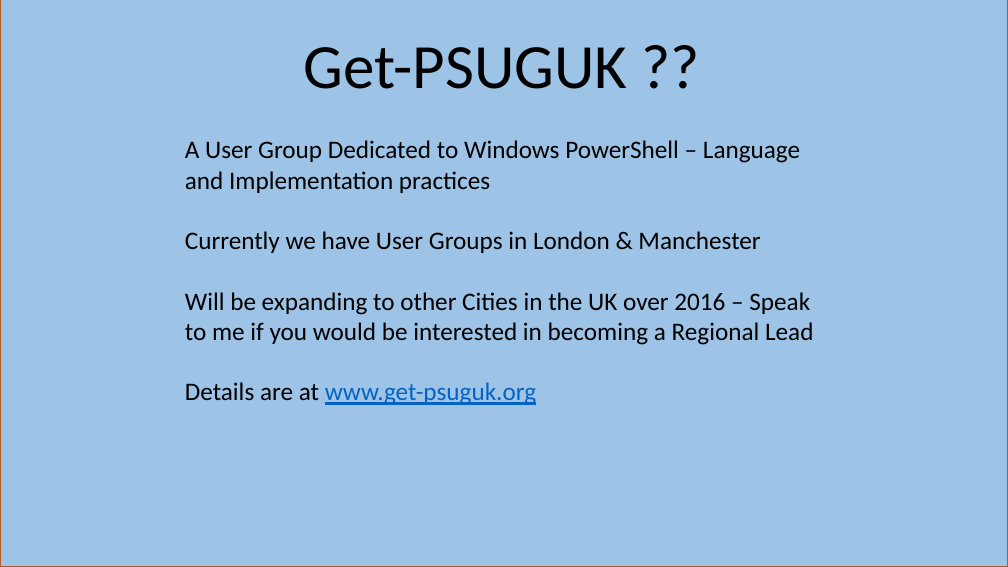
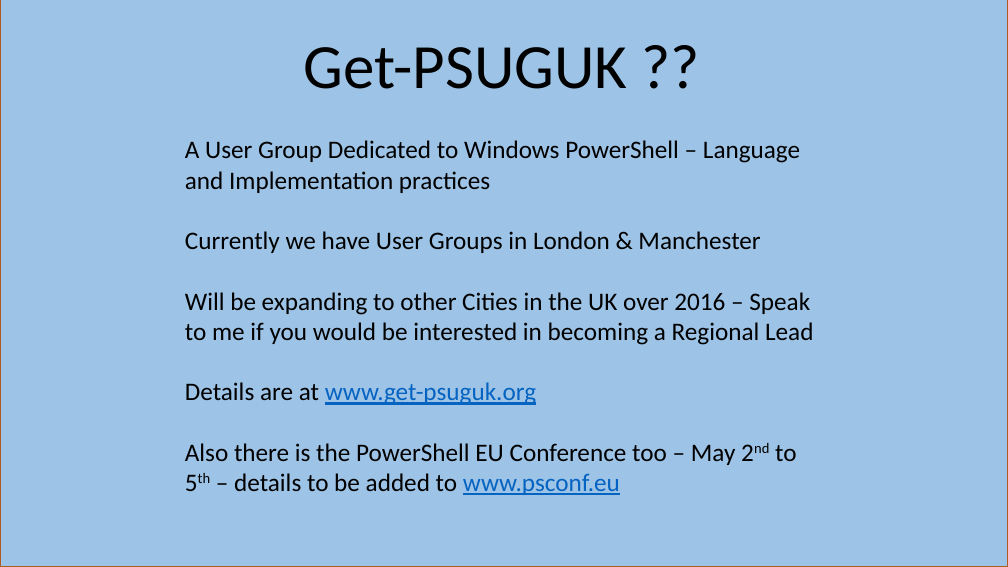
Before and after one commit to kilasuit/Presentations, a slide deck: slide 3 of Intro to DSC/Intro to DSC.pptx (slide 5 before the commit). Drawn at 1008x567 pixels with LibreOffice and Linux fonts; fonts in the diff are those of the drawing. Boxes give left, top, right and bottom in pixels: in the first picture for what was removed or moved away, otherwise in the second. Text is boxed around its words. In the diff, an @@ line names an element or a change of style, - is before the commit and + after.

```diff
--- a/Intro to DSC/Intro to DSC.pptx
+++ b/Intro to DSC/Intro to DSC.pptx
@@ text at (185, 443, 796, 495): paragraph added @@
+Also there is the PowerShell EU Conference too – May 2nd to 5th – details to be added to www.psconf.eu
```
Also in this commit, not shown: 3 other slides changed, 4 slides removed, 4 other files.
